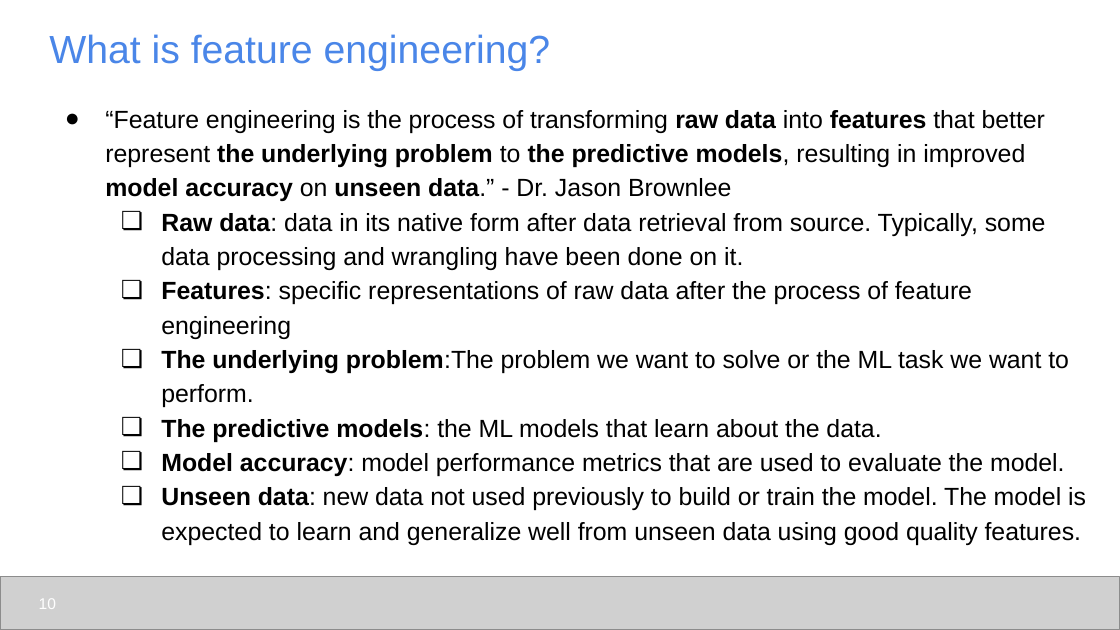
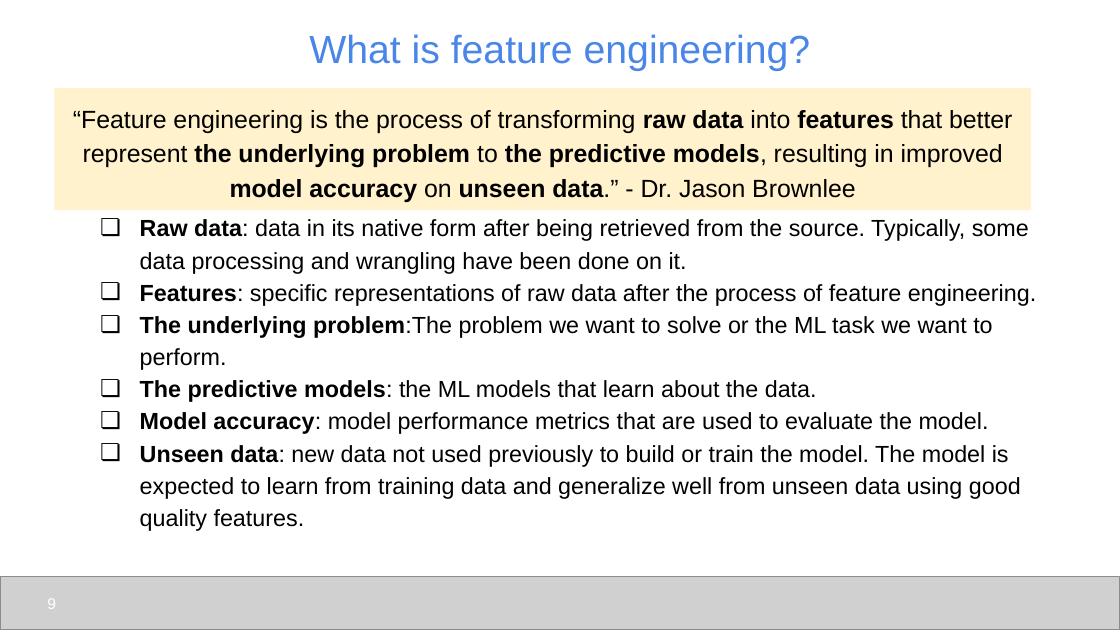
Before and after one commit to udel-cbcb/al_ml_workshop, a slide deck: slide 9 of Day_3/Lectures/Day_3_Lecture_Feature_Engineering_Scaling_Selection.pptx (slide 10 before the commit). Drawn at 1120x630 pixels with LibreOffice and Linux fonts; fonts in the diff are those of the drawing; grey boxes stand for pictures. Boxes give left, top, right and bottom in pixels: in the first picture for what was removed or moved away, otherwise in the second. Text is boxed around its words. In the diff, an @@ line names an element or a change of style, - is before the commit and + after.

```diff
--- a/Day_3/Lectures/Day_3_Lecture_Feature_Engineering_Scaling_Selection.pptx
+++ b/Day_3/Lectures/Day_3_Lecture_Feature_Engineering_Scaling_Selection.pptx
@@ title "What is feature engineering?" at (x1=309, y1=34, x2=811, y2=71): alignment left to centre @@
@@ rectangle added at (x1=55, y1=87, x2=1032, y2=209), fill #FFF2CC, 16 pt, text #000000 @@
+“Feature engineering is the process of transforming raw data into features that better represent the underlying problem to the predictive models, resulting in improved model accuracy on unseen data.” - Dr. Jason Brownlee
@@ text "Raw data: data in its ..." moved from (x1=105, y1=110, x2=1086, y2=545) to (x1=140, y1=219, x2=1036, y2=531) @@
@@ text at (x1=140, y1=219, x2=1036, y2=306): text changed; size 16 to 15 pt @@
-● “Feature engineering is the process of transforming raw data into features that better
-represent the underlying problem to the predictive models, resulting in improved model accuracy on unseen data.” - Dr. Jason Brownlee
-❏ Raw data: data in its native form after data retrieval from source. Typically, some data processing and wrangling have been done on it.
-❏ Features: specific representations of raw data after the process of feature engineering
+❏ Raw data: data in its native form after being retrieved from the source. Typically, some data processing and wrangling have been done on it.
+❏ Features: specific representations of raw data after the process of feature engineering.
@@ text at (x1=140, y1=316, x2=992, y2=434): size 16 to 15 pt in "The underlying problem:The problem we want to ...", "The predictive models: the ML models that ...", "Model accuracy: model performance metrics that are ..."; indent changed @@
@@ text at (x1=140, y1=445, x2=1021, y2=531): text changed; size 16 to 15 pt @@
-❏ Unseen data: new data not used previously to build or train the model. The model is expected to learn and generalize well from unseen data using good quality features.
+❏ Unseen data: new data not used previously to build or train the model. The model is expected to learn from training data and generalize well from unseen data using good quality features.
@@ page number at (x1=47, y1=599, x2=56, y2=609): text changed @@
-10
+9
```
Also in this commit, not shown: 29 other slides changed, 1 slide added, 3 slides removed, 12 other files.
